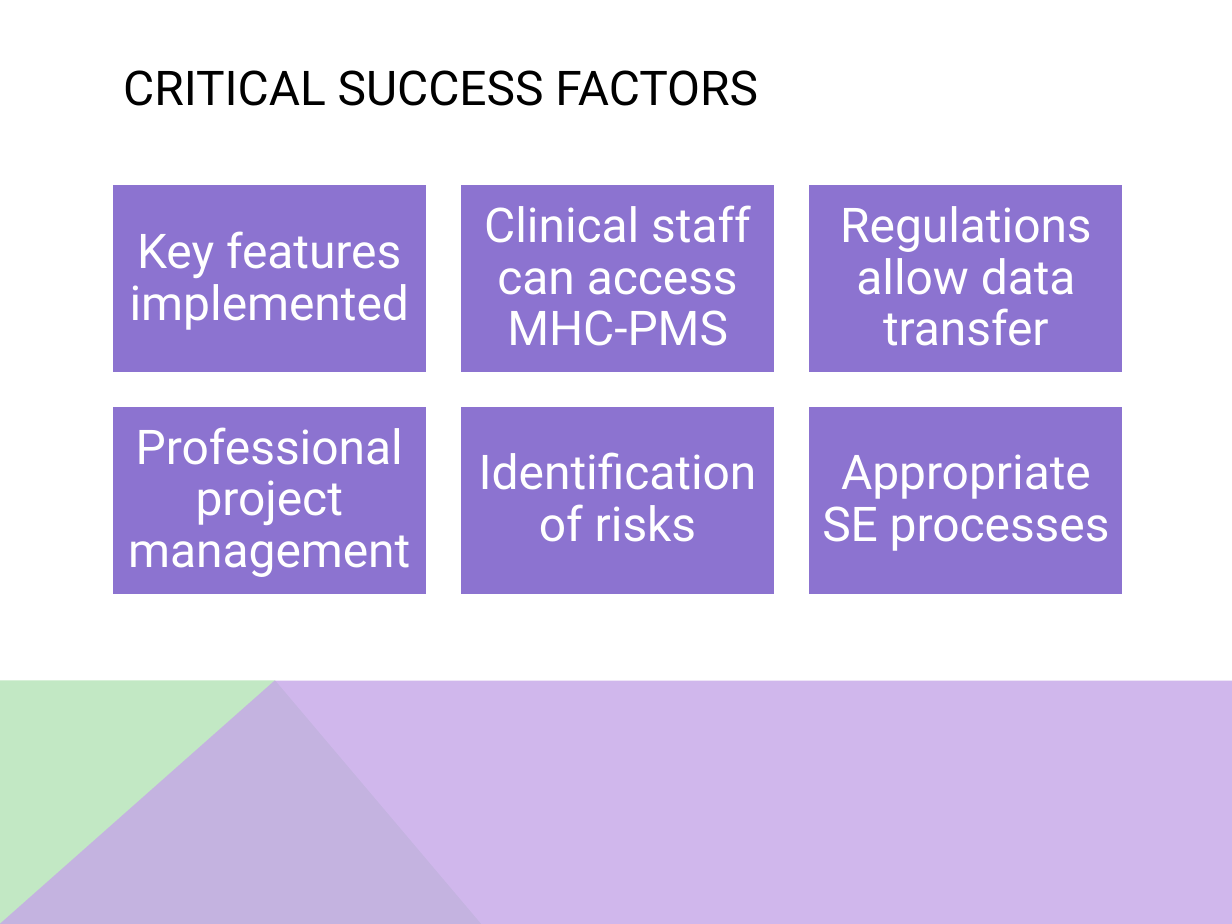
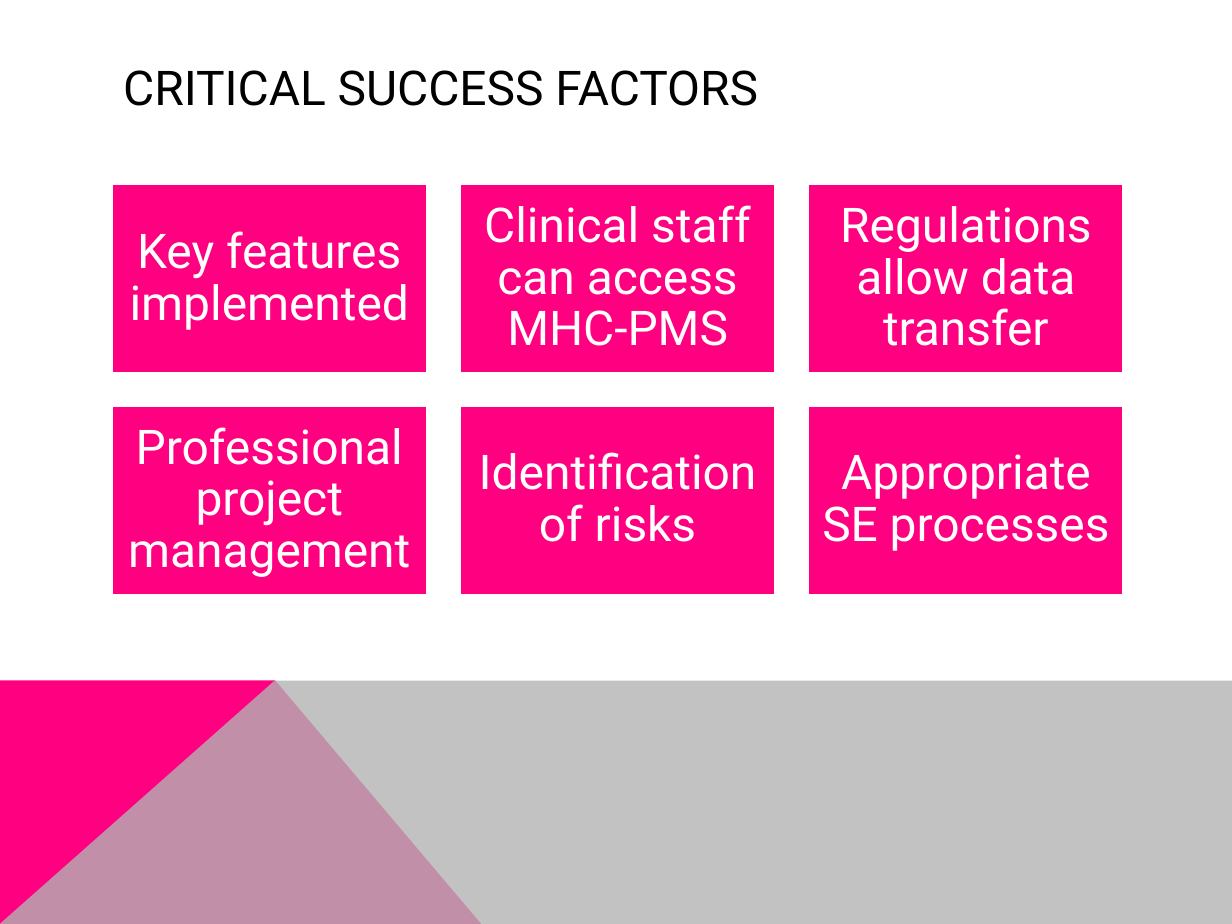
Before and after one commit to simonkrenger/ch.bfh.bti7081.s2013.pink, a slide deck: slide 7 of Project Pink/doc/task01/Presentation - CS Task 1.pptx (slide 9 before the commit). Drawn at 1232x924 pixels with LibreOffice and Linux fonts; fonts in the diff are those of the drawing. Boxes give left, top, right and bottom in pixels: in the first picture for what was removed or moved away, otherwise in the second. Text is boxed around its words. In the diff, an @@ line names an element or a change of style, - is before the commit and + after.

Commit message:
Updated presentation (colors approved by Fränzi, removed some slides)

```diff
--- a/Project Pink/doc/task01/Presentation - CS Task 1.pptx
+++ b/Project Pink/doc/task01/Presentation - CS Task 1.pptx
@@ fill #8C73D0 to #FF0080 in 6 elements at (x1=111, y1=184, x2=428, y2=373), (x1=460, y1=184, x2=776, y2=373), (x1=807, y1=184, x2=1124, y2=373), (x1=111, y1=405, x2=428, y2=595), (x1=460, y1=405, x2=776, y2=595), (x1=807, y1=405, x2=1124, y2=595) @@
@@ freeform shape at (x1=0, y1=680, x2=482, y2=924): fill #C2E8C4 to #FF0080 @@
@@ freeform shape at (x1=0, y1=680, x2=1232, y2=924): fill #C5A6E8 at 80% opacity to #B3B3B3 at 80% opacity @@
```
Also in this commit, not shown: 9 other slides changed, 3 slides removed.
